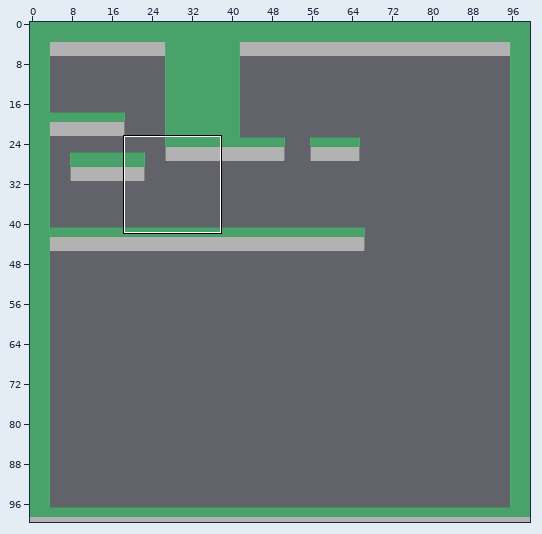
Tiled map (JSON) -- Assets/Resources/Maps/TestMap.json. The first picture is a wide view before the edit; the outline marks the close-up.
Close-up. Before the edit:
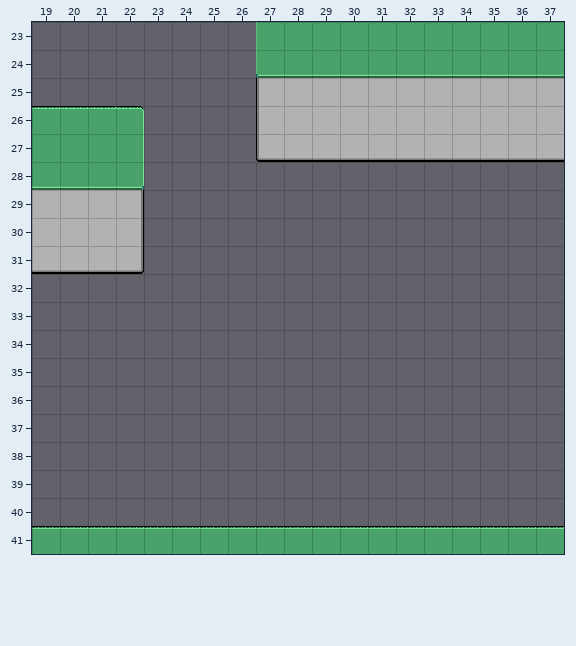
Cells are 32x32 px. Shown: x 19..37, y 23..41. The commit also changed other parts of the map, which this record leaves out.
And afterwards:
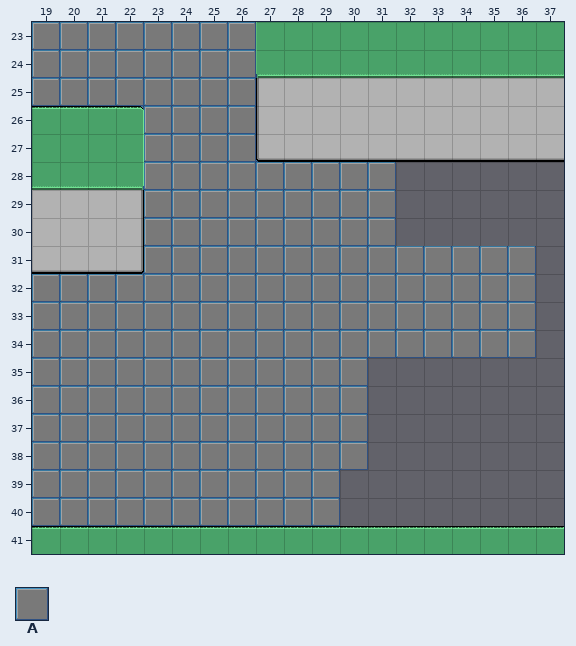
Key: from "Tileset": A 0.
_ is an empty cell.
Tiles of an added or newly shown layer are drawn over the layers below it.
Difference:
{"where": "layer \"Tile Layer 2\" (added)"}
{"y":23,"x":19,"old":"________","new":"AAAAAAAA"}
{"y":24,"x":19,"old":"________","new":"AAAAAAAA"}
{"y":25,"x":19,"old":"________","new":"AAAAAAAA"}
{"y":26,"x":23,"old":"____","new":"AAAA"}
{"y":27,"x":23,"old":"____","new":"AAAA"}
{"y":28,"x":23,"old":"_________","new":"AAAAAAAAA"}
{"y":29,"x":23,"old":"_________","new":"AAAAAAAAA"}
{"y":30,"x":23,"old":"_________","new":"AAAAAAAAA"}
{"y":31,"x":23,"old":"______________","new":"AAAAAAAAAAAAAA"}
{"y":32,"x":19,"old":"__________________","new":"AAAAAAAAAAAAAAAAAA"}
{"y":33,"x":19,"old":"__________________","new":"AAAAAAAAAAAAAAAAAA"}
{"y":34,"x":19,"old":"__________________","new":"AAAAAAAAAAAAAAAAAA"}
{"y":35,"x":19,"old":"____________","new":"AAAAAAAAAAAA"}
{"y":36,"x":19,"old":"____________","new":"AAAAAAAAAAAA"}
{"y":37,"x":19,"old":"____________","new":"AAAAAAAAAAAA"}
{"y":38,"x":19,"old":"____________","new":"AAAAAAAAAAAA"}
{"y":39,"x":19,"old":"___________","new":"AAAAAAAAAAA"}
{"y":40,"x":19,"old":"___________","new":"AAAAAAAAAAA"}
{"label":"added","picture_box":[32,22,536,526]}
